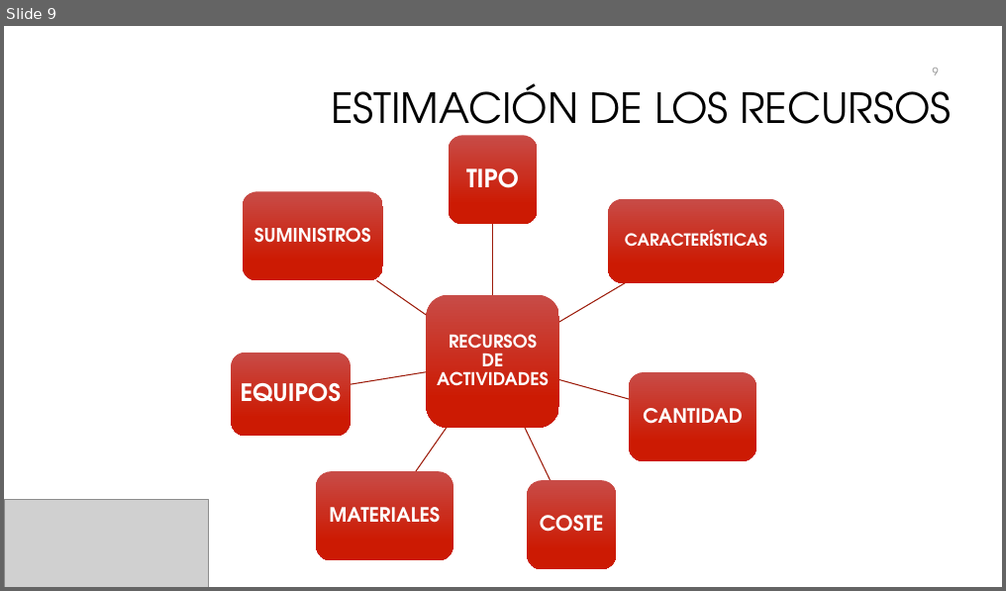
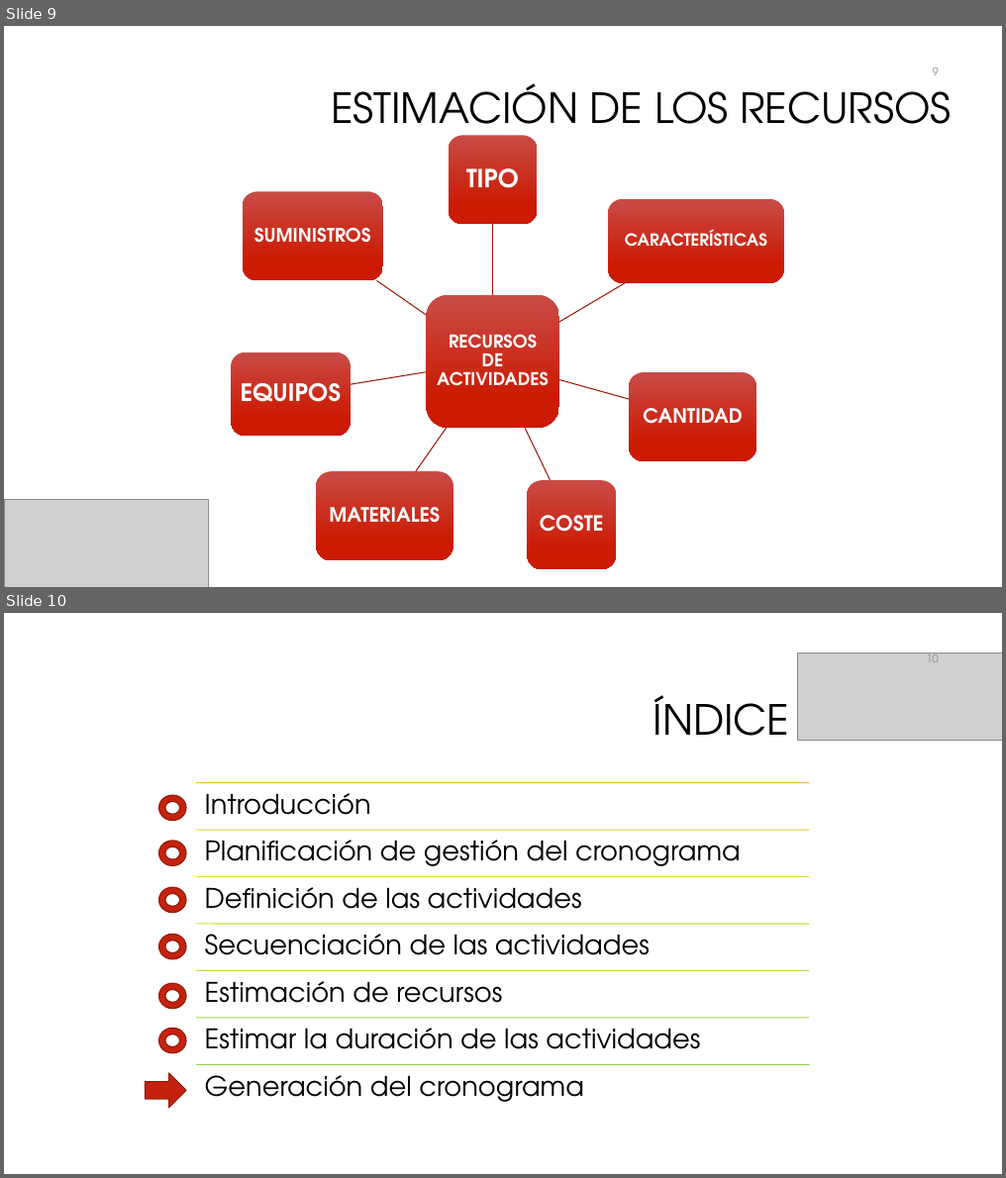
Before and after one commit to galledohm/Gestion_Proyectos, a slide deck: Documentos_generados/2.Gestion del tiempo/Presentación2.pptx. Shown one above the other, each under a label of ours: slide 9 before the commit, slides 9 and 10 after it. The pictures are 1006x591 and 1006x1178 pixels, drawn with LibreOffice and Linux fonts; fonts in the diff are those of the drawing; grey boxes stand for pictures; background and template pictures are left out. Boxes give left, top, right and bottom in pixels: in the first picture for what was removed or moved away, otherwise in the second. Text is boxed around its words. In the diff, an @@ line names an element or a change of style, - is before the commit and + after.

```diff
--- a/Documentos_generados/2.Gestion del tiempo/Presentación2.pptx
+++ b/Documentos_generados/2.Gestion del tiempo/Presentación2.pptx
@@ slide 10 added at (4, 613, 1002, 1174), background #FFFFFF @@
@@ picture added at (798, 653, 1002, 741) @@
@@ page number added at (927, 652, 939, 663), 10.5 pt, text #8C8C8C @@
+10
@@ title added at (653, 695, 790, 736), 40 pt, text #000000 @@
+ÍNDICE
@@ donut added at (159, 795, 186, 820), fill #C4220D, outline #91190A 1 pt @@
@@ donut added at (159, 841, 186, 866), fill #C4220D, outline #91190A 1 pt @@
@@ donut added at (159, 888, 186, 913), fill #C4220D, outline #91190A 1 pt @@
@@ donut added at (159, 934, 186, 959), fill #C4220D, outline #91190A 1 pt @@
@@ donut added at (159, 983, 186, 1009), fill #C4220D, outline #91190A 1 pt @@
@@ donut added at (159, 1029, 186, 1054), fill #C4220D, outline #91190A 1 pt @@
@@ right arrow added at (145, 1073, 186, 1108), fill #C4220D, outline #91190A 1 pt @@
@@ group added at (196, 783, 810, 1102): 7 lines, 7 texts @@
+Introducción
+Planificación de gestión del cronograma
+Definición de las actividades
+Secuenciación de las actividades
+Estimación de recursos
+Estimar la duración de las actividades
+Generación del cronograma
```
Also in this commit, not shown: 15 other slides added.
